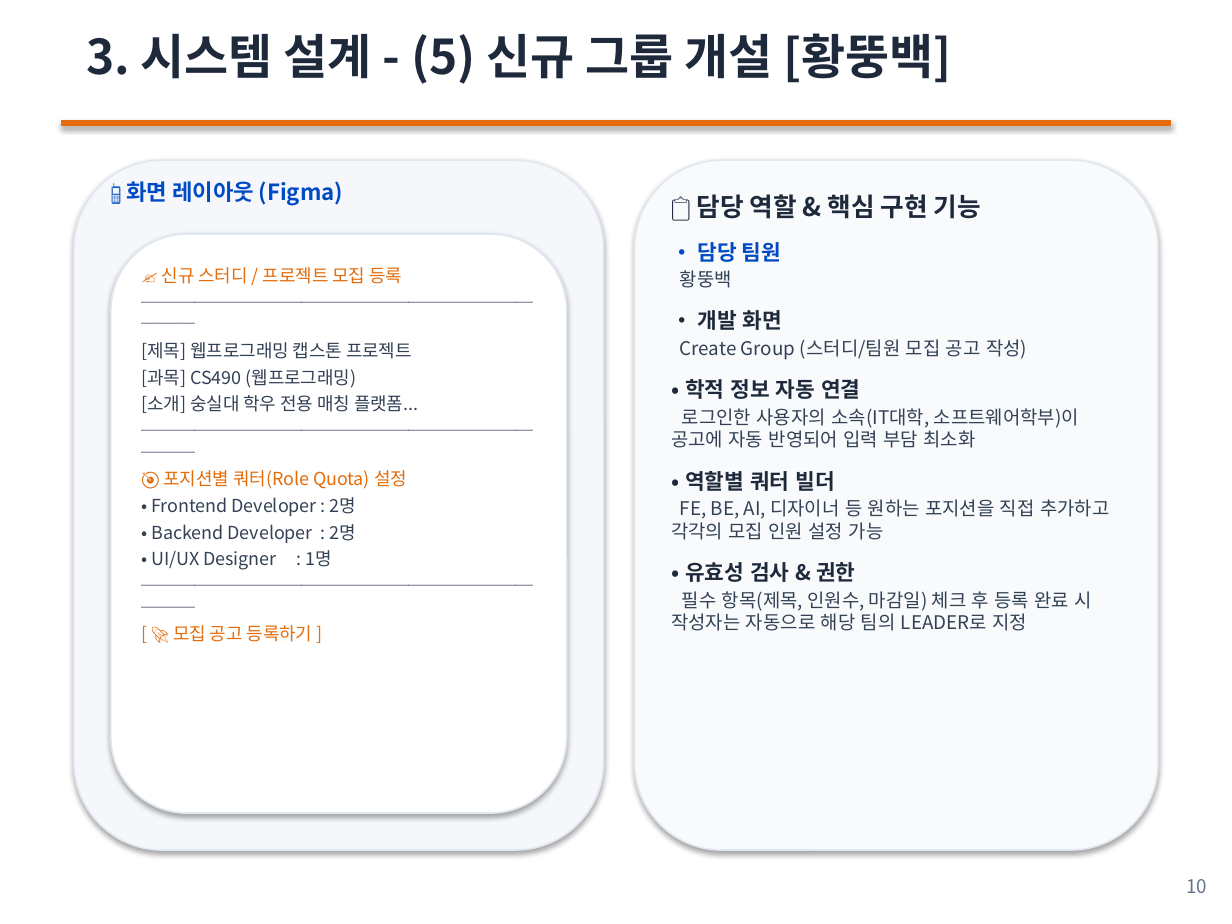
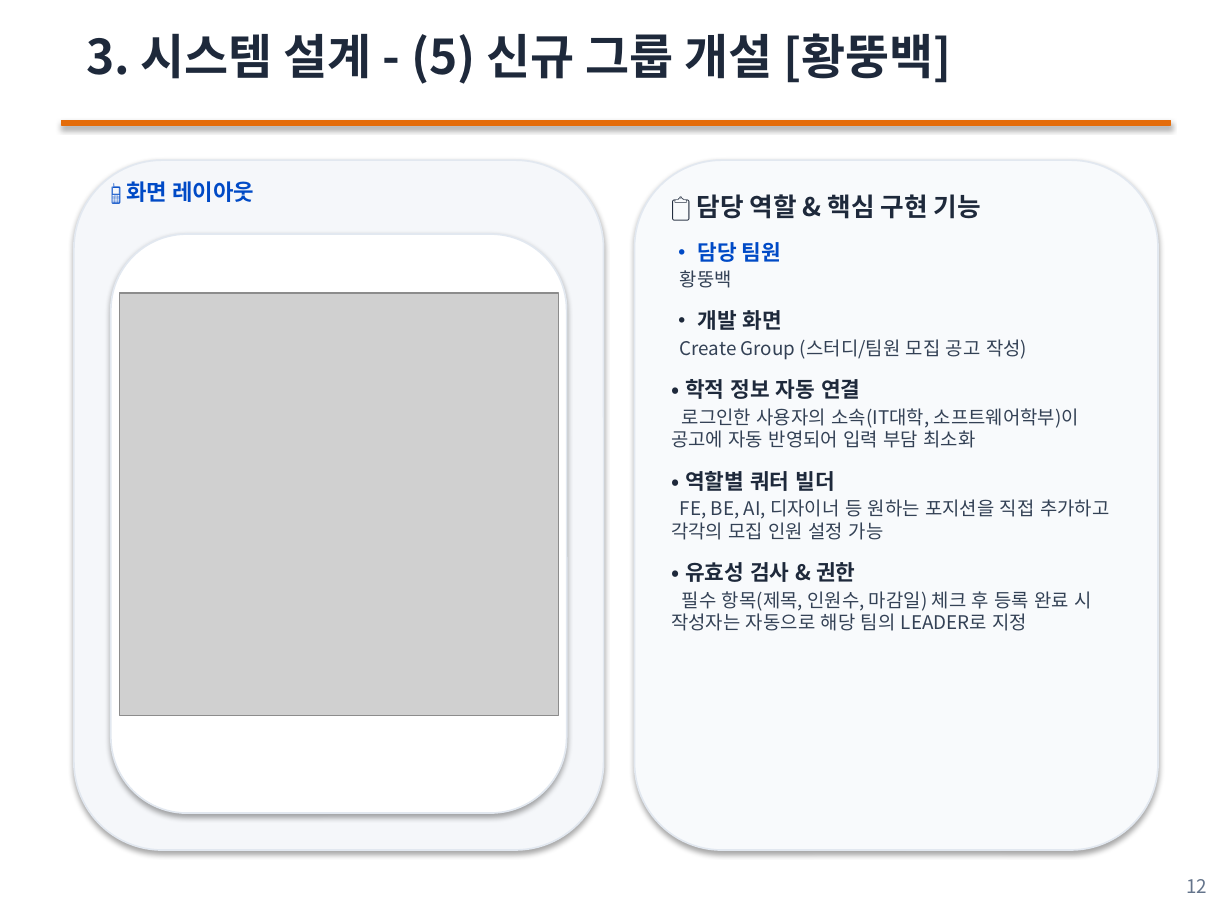
Before and after one commit to OnlyDev321/campus-match, a slide deck: slide 12 of CampusMatch.pptx (slide 11 before the commit). Drawn at 1232x924 pixels with LibreOffice and Linux fonts; fonts in the diff are those of the drawing; grey boxes stand for pictures. Boxes give left, top, right and bottom in pixels: in the first picture for what was removed or moved away, otherwise in the second. Text is boxed around its words. In the diff, an @@ line names an element or a change of style, - is before the commit and + after.

```diff
--- a/CampusMatch.pptx
+++ b/CampusMatch.pptx
@@ text at (126, 181, 254, 202): text changed @@
-📱 화면 레이아웃 (Figma)
+📱 화면 레이아웃
@@ text removed at (141, 267, 418, 642) @@
-✍️ 신규 스터디 / 프로젝트 모집 등록
-─────────────────────────
-[제목] 웹프로그래밍 캡스톤 프로젝트
-[과목] CS490 (웹프로그래밍)
-[소개] 숭실대 학우 전용 매칭 플랫폼...
-─────────────────────────
-🎯 포지션별 쿼터(Role Quota) 설정
-• Frontend Developer : 2명
-• Backend Developer : 2명
-• UI/UX Designer : 1명
-─────────────────────────
-[ 🚀 모집 공고 등록하기 ]
@@ picture added at (120, 293, 558, 716) @@
@@ text at (1186, 879, 1207, 893): text changed @@
-10
+12
```
Also in this commit, not shown: 6 other slides changed, 2 slides added, 1 slide removed, 1 other file.
